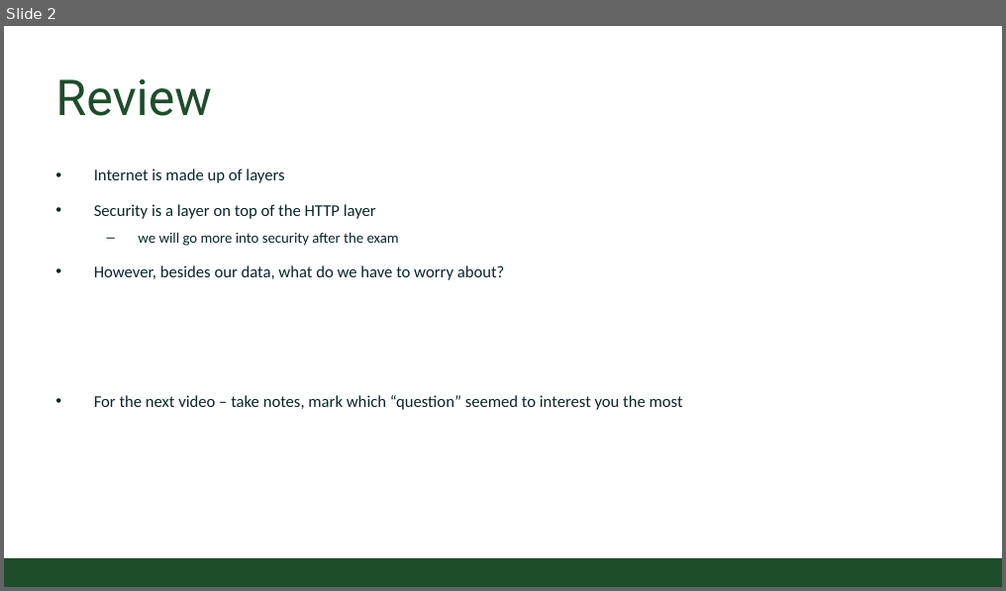
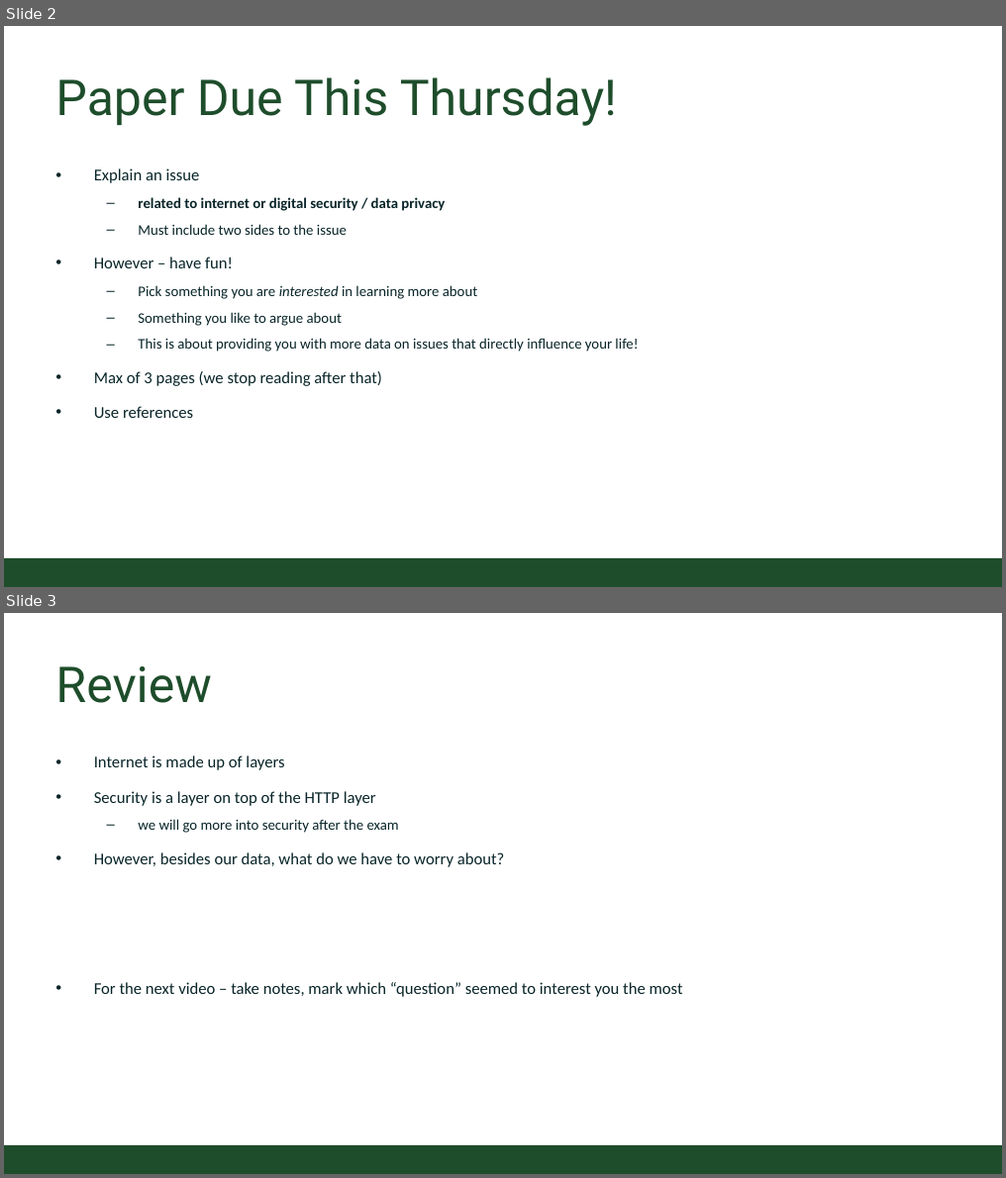
Before and after one commit to CSU-CS150/handouts, a slide deck: helpsessions/week11/week11_hacking.pptx. Shown one above the other, each under a label of ours: slide 2 before the commit, slides 2 and 3 after it. The pictures are 1006x591 and 1006x1178 pixels, drawn with LibreOffice and Linux fonts; fonts in the diff are those of the drawing; background and template pictures are left out. Boxes give left, top, right and bottom in pixels: in the first picture for what was removed or moved away, otherwise in the second. Text is boxed around its words. In the diff, an @@ line names an element or a change of style, - is before the commit and + after.

Commit message:
updated week 11

```diff
--- a/helpsessions/week11/week11_hacking.pptx
+++ b/helpsessions/week11/week11_hacking.pptx
@@ slide 2 added at [4,26,1002,587], background #FFFFFF; not listed: 1 template element that a slide beside it also shows @@
@@ title added at [55,77,617,126], 54 pt, text #1E4D2B @@
+Paper Due This Thursday!
@@ text added at [94,169,638,418], 16 pt, text #092529 @@
+• Explain an issue
+  – related to internet or digital security / data privacy
+  – Must include two sides to the issue
+• However – have fun!
+  – Pick something you are interested in learning more about
+  – Something you like to argue about
+  – This is about providing you with more data on issues that directly influence your life!
+• Max of 3 pages (we stop reading after that)
+• Use references
@@ what was slide 2 is now slide 3 @@
```
